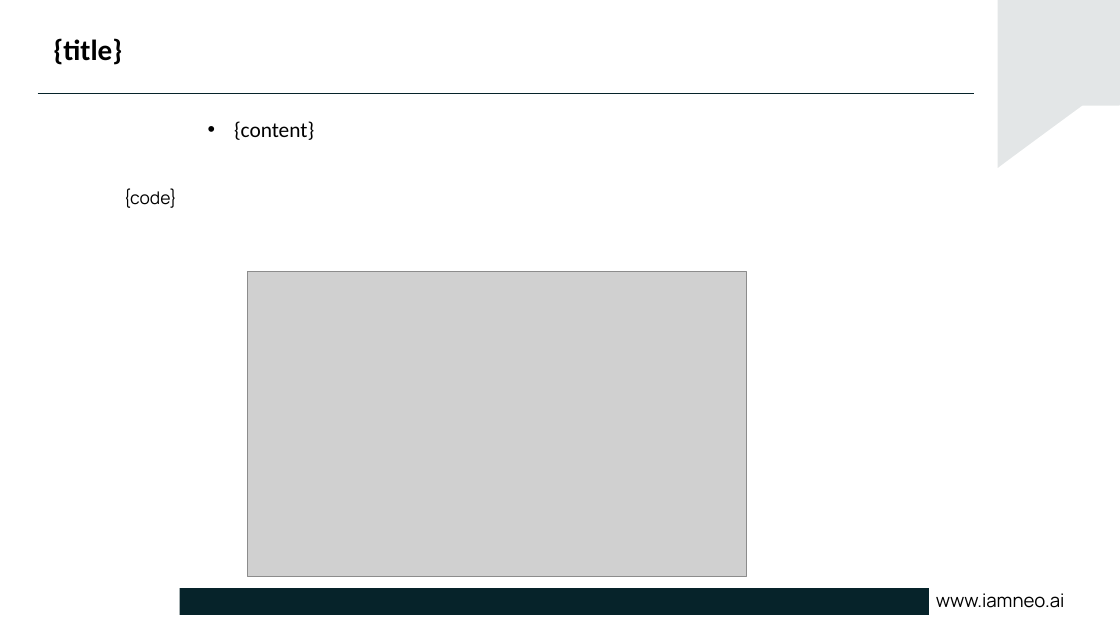
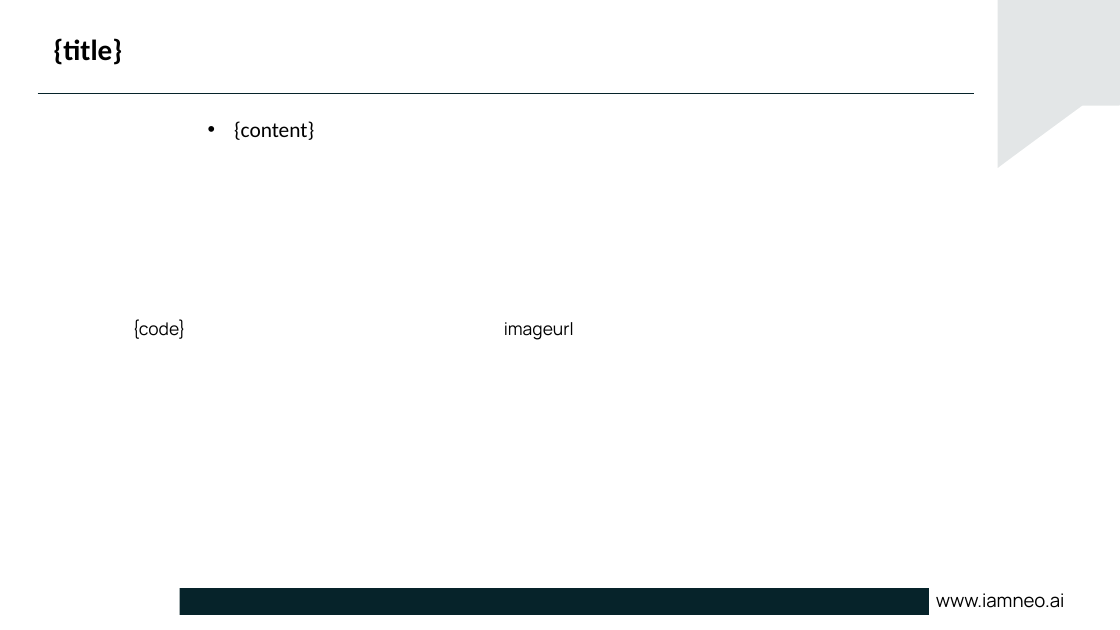
Before and after one commit to DivakarSathees/PptxGenerator-python, a slide deck: slide 2 of template_iamneo.pptx. Drawn at 1120x630 pixels with LibreOffice and Linux fonts; fonts in the diff are those of the drawing; grey boxes stand for pictures; background and template pictures are left out. Boxes give left, top, right and bottom in pixels: in the first picture for what was removed or moved away, otherwise in the second. Text is boxed around its words. In the diff, an @@ line names an element or a change of style, - is before the commit and + after.

```diff
--- a/template_iamneo.pptx
+++ b/template_iamneo.pptx
@@ picture removed at (x1=248, y1=272, x2=747, y2=576) @@
@@ text "{code}" moved from (x1=124, y1=188, x2=178, y2=208) to (x1=132, y1=319, x2=186, y2=339) @@
@@ text added at (x1=504, y1=322, x2=574, y2=340), 18 pt, text #000000 @@
+imageurl
```
Also in this commit, not shown: 1 other slide changed, 7 slides removed, 13 other files.
